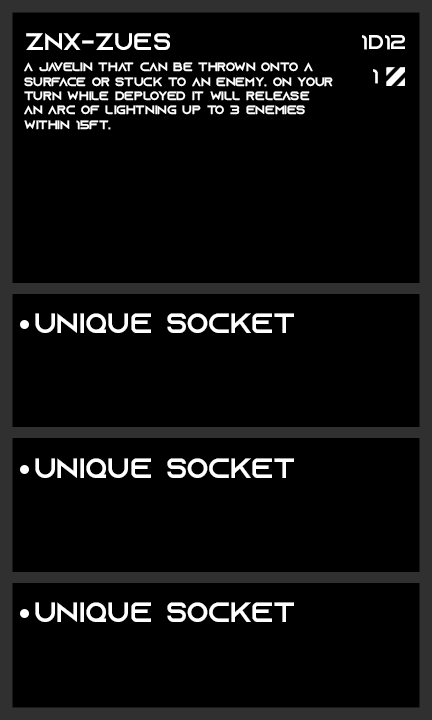
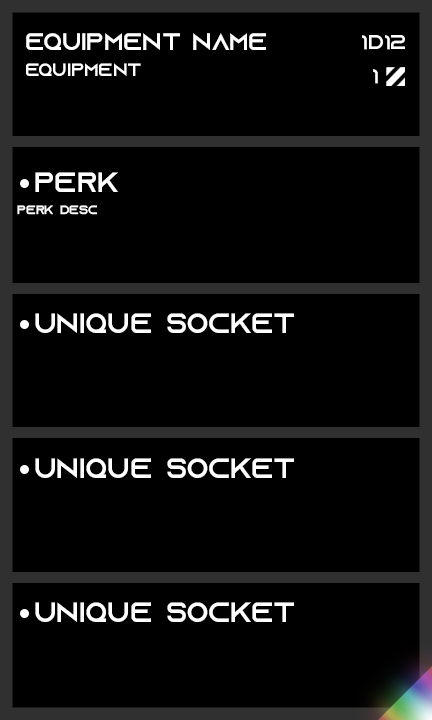
Revision of a layered 432×720 image; what changed, layer by layer:
added group "Rarity" with 5 layers above "Description" over [357, 645, 432, 720]
added layer "Unique" in group "Rarity" over [357, 645, 432, 720]
renamed "archetype" to "Equipment", painted on it over [24, 62, 333, 130]
renamed "ZNX-zues" to "equipment name", painted on it over [26, 33, 266, 50]
showed "Rectangle 1" over [12, 136, 420, 147]
showed group "Level 1" (3 layers) over [17, 172, 118, 215]
renamed "range increased to 125ft." to "perk desc", painted on it over [17, 205, 97, 215]
renamed "level 2" to "perk", painted on it over [35, 172, 118, 192]
